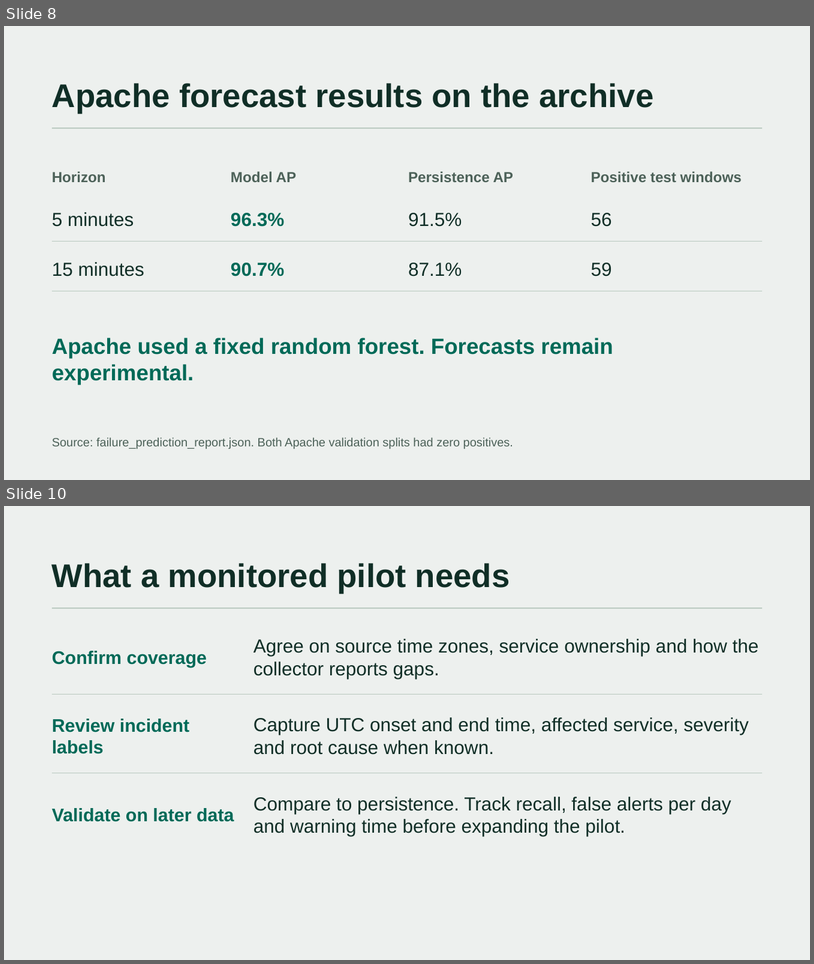
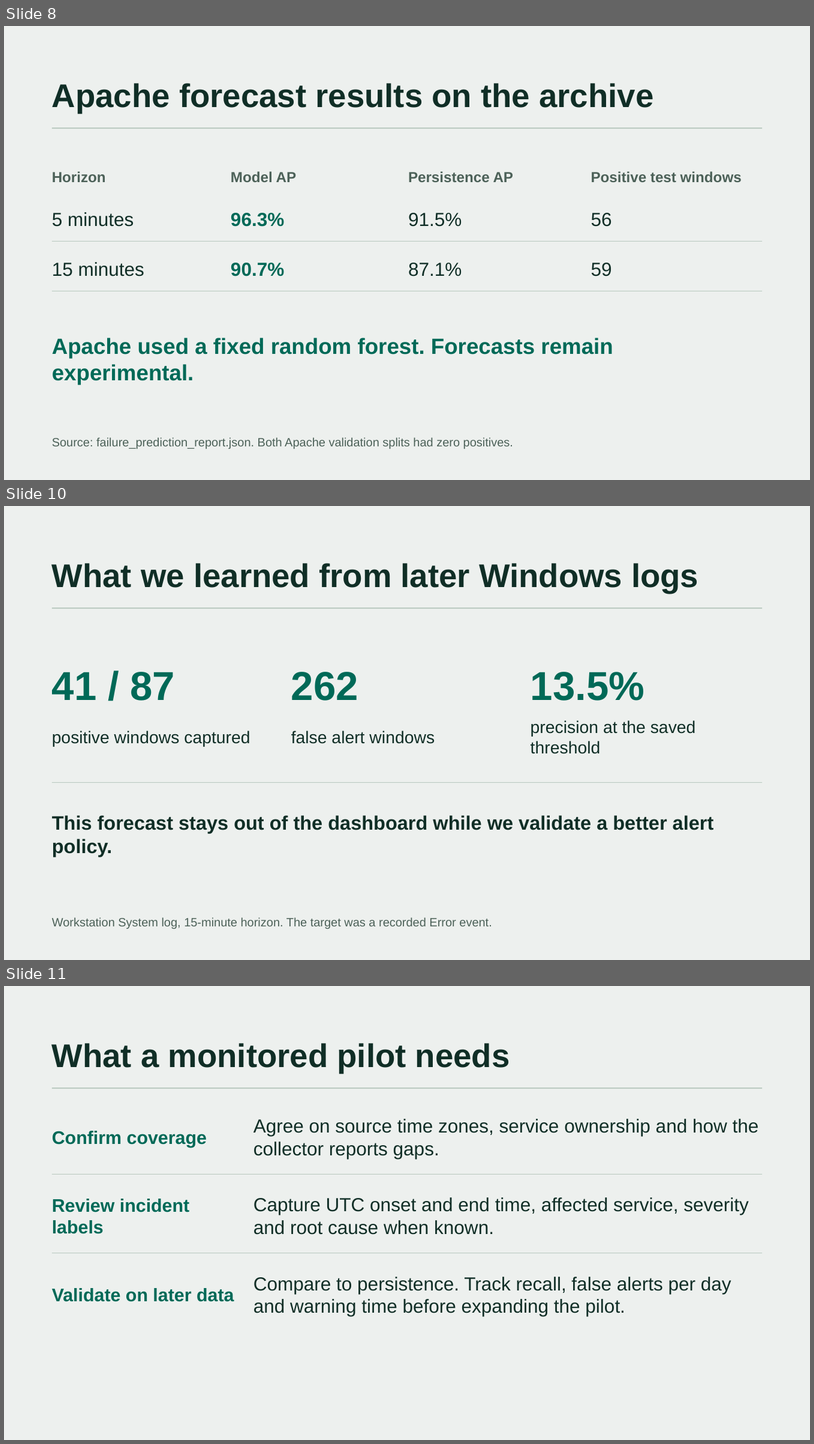
Before and after one commit to PolaAdolf/self-healing-log-intelligence, a slide deck: output/presentations/NBE_Innovation_Cycle_2026_Final_Presentation.pptx. Shown one above the other, each under a label of ours: slides 8 and 10 before the commit, slides 8, 10 and 11 after it; the slides between them are not shown. The pictures are 814x964 and 814x1444 pixels, drawn with LibreOffice and Linux fonts; fonts in the diff are those of the drawing. Boxes give left, top, right and bottom in pixels: in the first picture for what was removed or moved away, otherwise in the second. Text is boxed around its words. In the diff, an @@ line names an element or a change of style, - is before the commit and + after.

Commit message:
Release contiguous detector training and source forecast gates

```diff
--- a/output/presentations/NBE_Innovation_Cycle_2026_Final_Presentation.pptx
+++ b/output/presentations/NBE_Innovation_Cycle_2026_Final_Presentation.pptx
@@ slide 10 added at [4,506,810,960], background #EDF0EE @@
@@ text added at [52,563,699,593], 39 pt, text #102E26, bold @@
+What we learned from later Windows logs
@@ rectangle added at [52,607,762,609], fill #BCCBC2 @@
@@ text added at [52,672,175,700], 48 pt, text #006957, bold @@
+41 / 87
@@ text added at [291,672,359,700], 48 pt, text #006957, bold @@
+262
@@ text added at [531,672,645,700], 48 pt, text #006957, bold @@
+13.5%
@@ text added at [531,720,696,754], 20.2 pt, text #102E26 @@
+precision at the saved threshold
@@ text added at [52,730,250,746], 20.2 pt, text #102E26 @@
+positive windows captured
@@ text added at [291,730,435,744], 20.2 pt, text #102E26 @@
+false alert windows
@@ rectangle added at [52,782,762,783], fill #BCCBC2 @@
@@ text added at [52,815,714,856], 23.2 pt, text #102E26, bold @@
+This forecast stays out of the dashboard while we validate a better alert policy.
@@ text added at [52,917,492,928], 14.2 pt, text #4C6158 @@
+Workstation System log, 15-minute horizon. The target was a recorded Error event.
@@ what was slide 10 is now slide 11 @@
```
Also in this commit, not shown: 1 slide changed, 1 other slide added, 1 slide removed, 24 other files.
